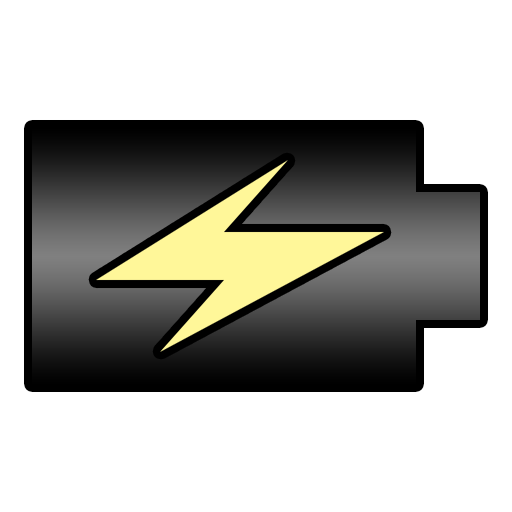
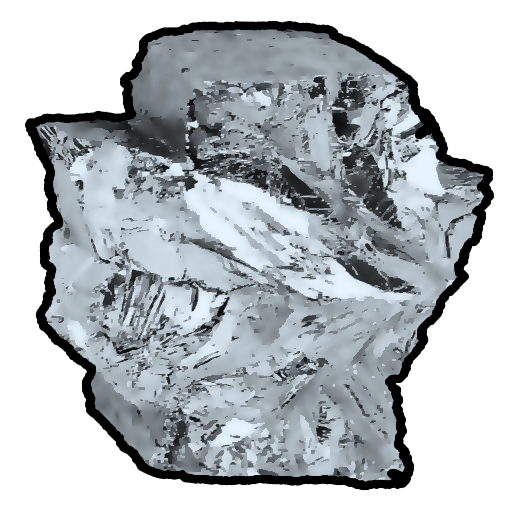
Before/after of a 512×512 layered artwork. What changed in the layer stack:
added layer "Layer 5" in group "Metals" over [28, 24, 491, 487]
hid group "KWh" (2 layers) over [32, 128, 480, 384]
